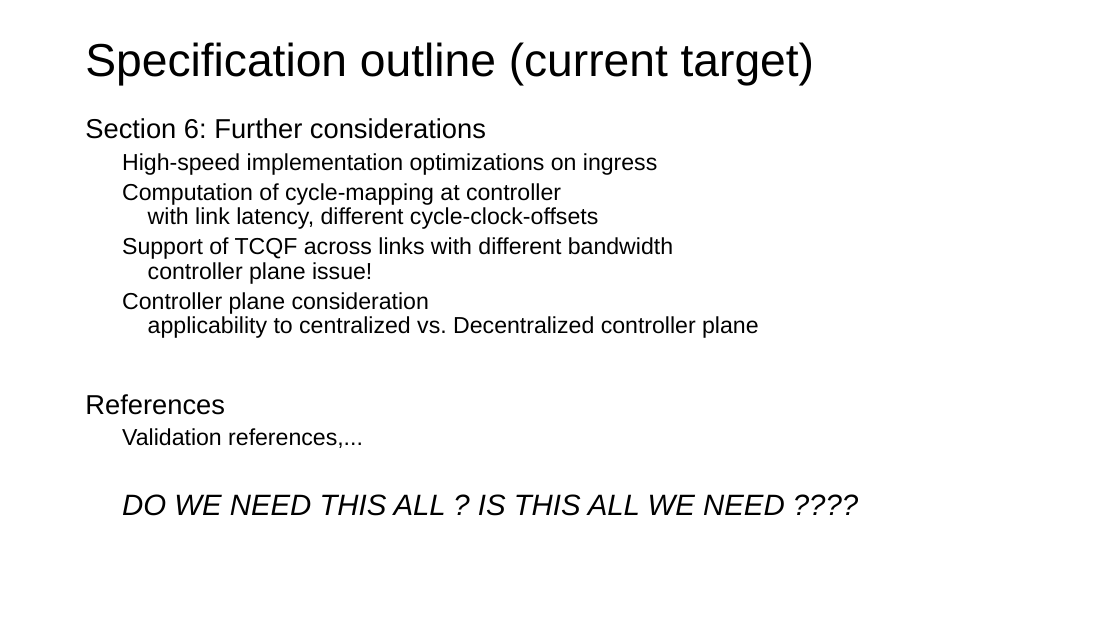
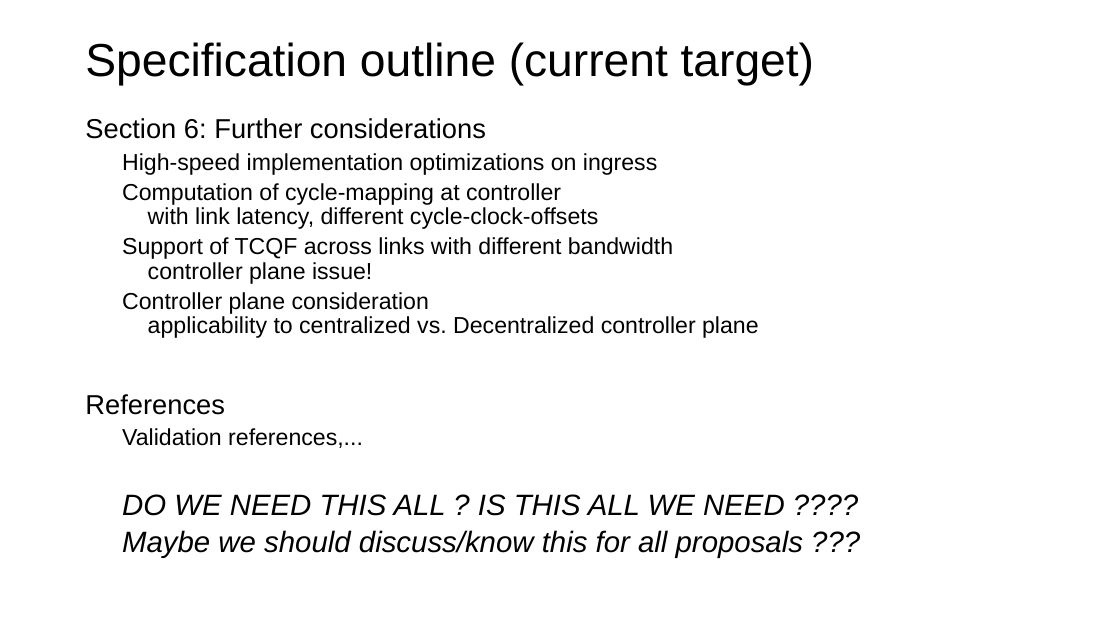
Before and after one commit to toerless/detnet, a slide deck: slide 34 of tcqf-slides.pptx (slide 33 before the commit). Drawn at 1120x630 pixels with LibreOffice and Linux fonts; fonts in the diff are those of the drawing. Boxes give left, top, right and bottom in pixels: in the first picture for what was removed or moved away, otherwise in the second. Text is boxed around its words. In the diff, an @@ line names an element or a change of style, - is before the commit and + after.

```diff
--- a/tcqf-slides.pptx
+++ b/tcqf-slides.pptx
@@ text at box(122, 530, 803, 558): paragraph added @@
+  Maybe we should discuss/know this for all proposals ???
```
Also in this commit, not shown: 8 other slides changed, 5 slides added.
